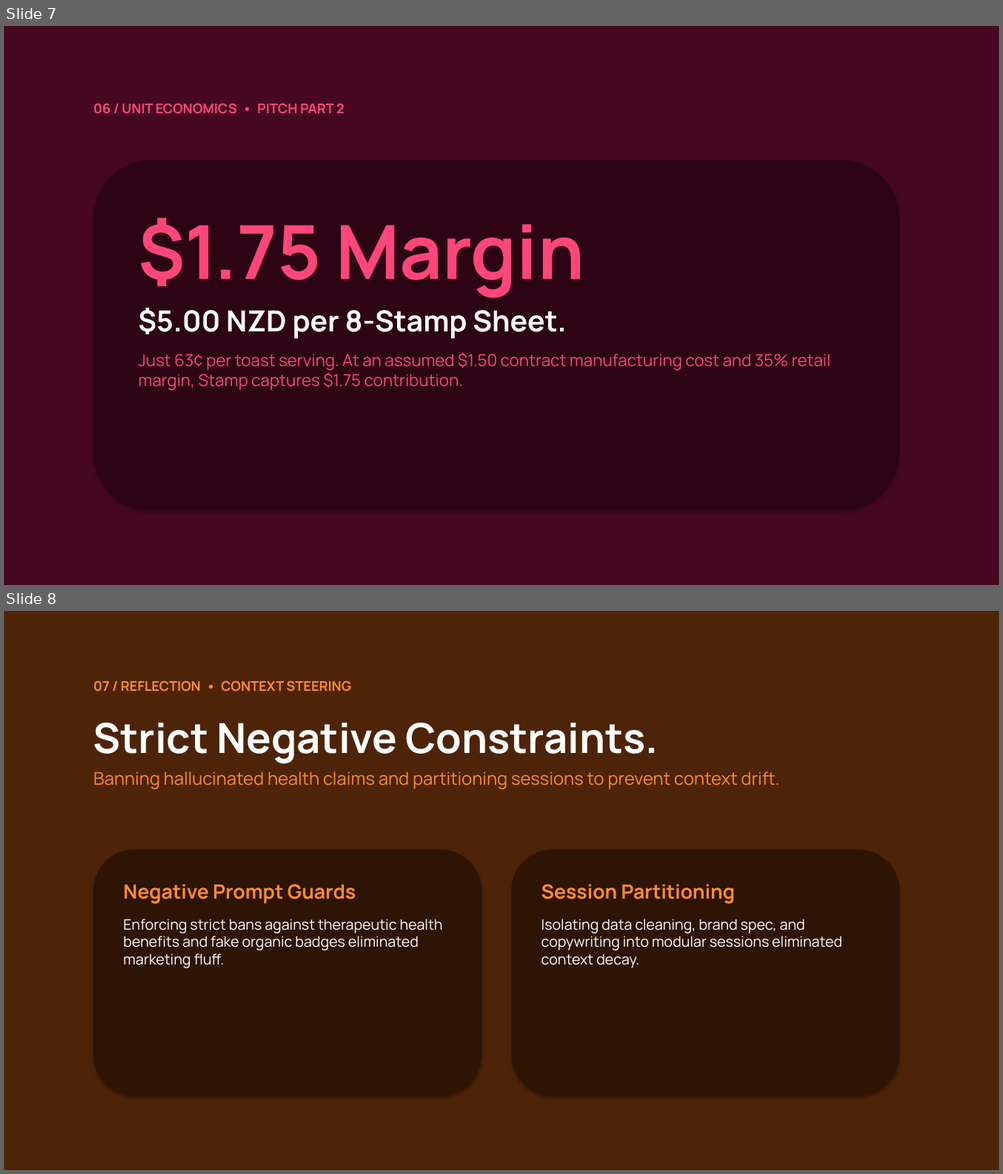
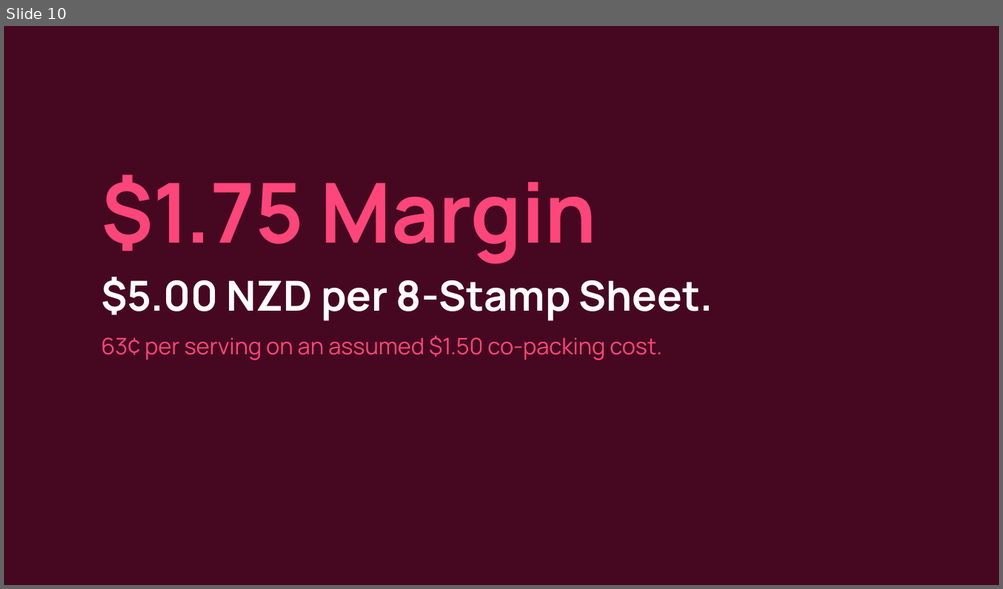
Before and after one commit to JacobCrume/stamp-spreads, a slide deck: presentation/Stamp-pitch.pptx. Shown one above the other, each under a label of ours: slides 7 and 8 before the commit, slide 10 after it. The pictures are 1003x1174 and 1003x589 pixels, drawn with LibreOffice and Linux fonts; fonts in the diff are those of the drawing. Boxes give left, top, right and bottom in pixels: in the first picture for what was removed or moved away, otherwise in the second. Text is boxed around its words. In the diff, an @@ line names an element or a change of style, - is before the commit and + after.

```diff
--- a/presentation/Stamp-pitch.pptx
+++ b/presentation/Stamp-pitch.pptx
@@ slide 8 removed at [4,611,999,1170], background #FFFFFF @@
@@ rectangle removed at [4,611,999,1170] @@
@@ text removed at [94,681,351,692] @@
-07 / REFLECTION • CONTEXT STEERING
@@ text removed at [94,723,780,789] @@
-Strict Negative Constraints.
-Banning hallucinated health claims and partitioning sessions to prevent context drift.
@@ rounded rectangle removed at [94,850,481,1096] @@
@@ rounded rectangle removed at [512,850,899,1096] @@
@@ text removed at [123,884,443,968] @@
-Negative Prompt Guards
-Enforcing strict bans against therapeutic health benefits and fake organic badges eliminated marketing fluff.
@@ text removed at [541,884,842,968] @@
-Session Partitioning
-Isolating data cleaning, brand spec, and copywriting into modular sessions eliminated context decay.
@@ what was slide 7 is now slide 10 @@
@@ slide 10 changed as well @@
@@ text removed at [94,103,344,114] @@
-06 / UNIT ECONOMICS • PITCH PART 2
@@ rounded rectangle removed at [94,160,899,511] @@
@@ text at [101,175,712,321]: size 72 to 80 pt in "$1.75 Margin"; size 28 to 40 pt in "$5.00 NZD per 8-Stamp Sheet."; more space between paragraphs @@
@@ text "$1.75 Margin": place and size @@
-text "$1.75 Margin" at [138,218,831,391]
+text "$1.75 Margin" at [101,175,712,360]
@@ text at [101,335,662,360]: text changed; size 16 to 22 pt @@
-Just 63¢ per toast serving. At an assumed $1.50 contract manufacturing cost and 35% retail margin, Stamp captures $1.75 contribution.
+63¢ per serving on an assumed $1.50 co-packing cost.
```
Also in this commit, not shown: 5 other slides changed, 11 slides added, 6 other slides removed, 2 other files.
